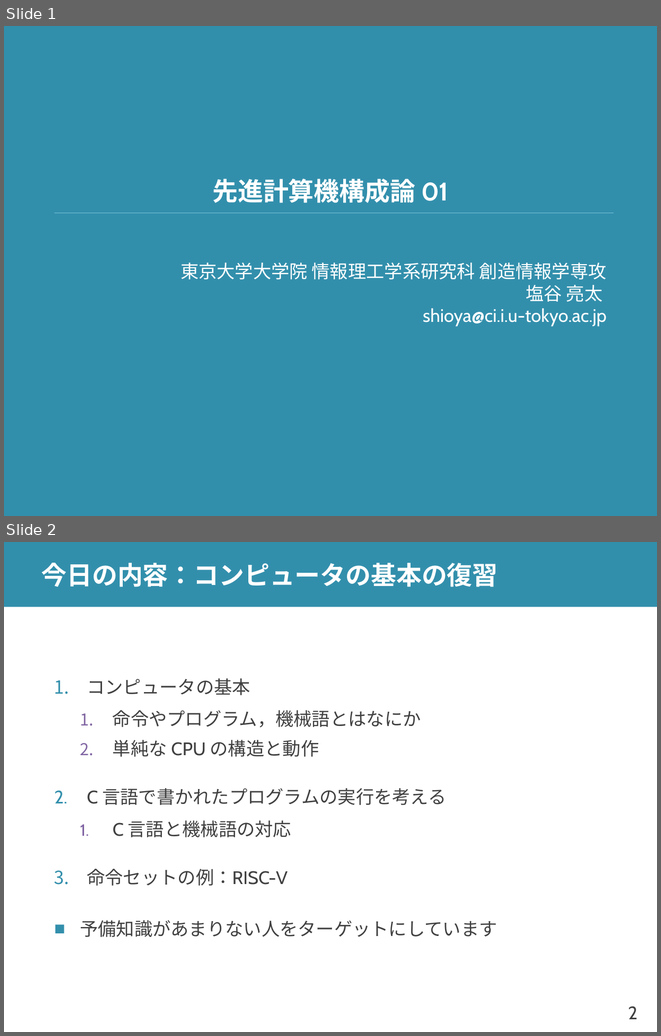
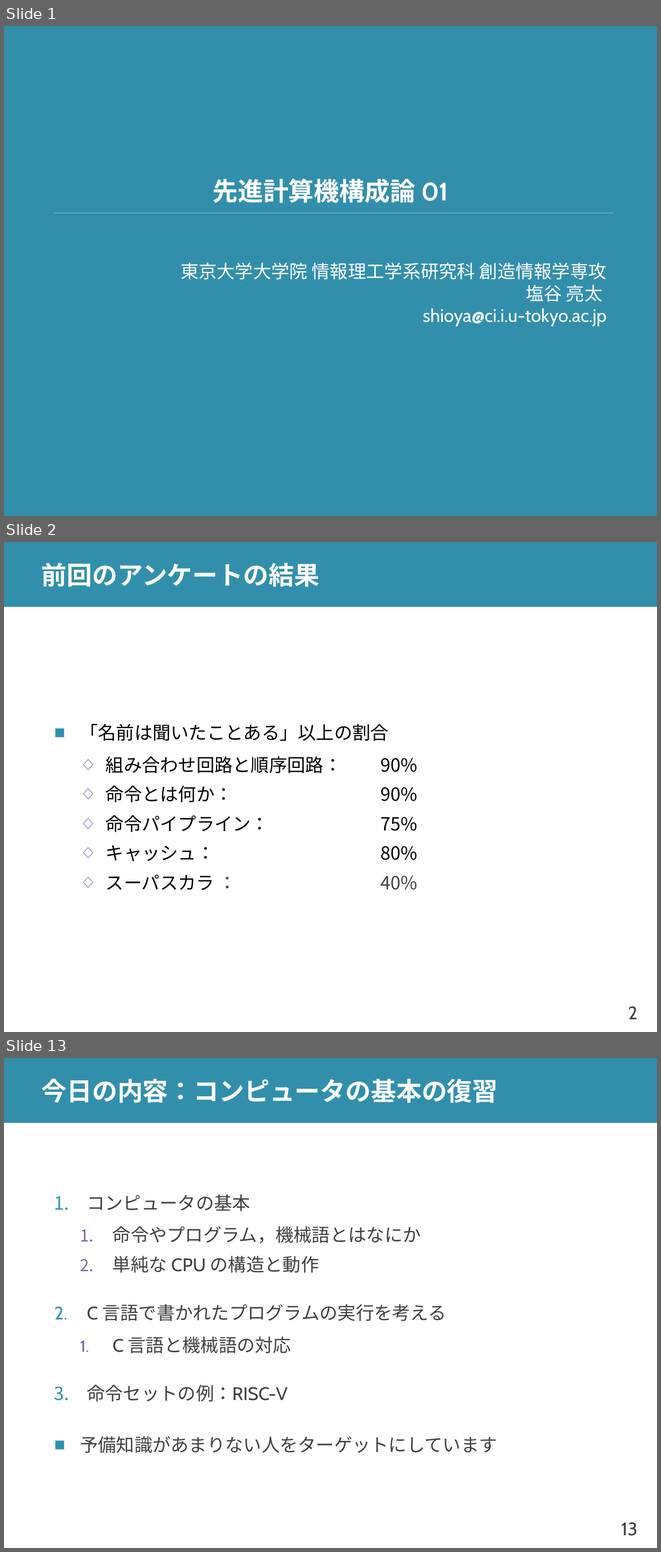
Before and after one commit to shioyadan/advanced-computer-organization, a slide deck: aco-shioya-01.pptx. Shown one above the other, each under a label of ours: slides 1 and 2 before the commit, slides 1, 2 and 13 after it; the slides between them are not shown. The pictures are 661x1036 and 661x1552 pixels, drawn with LibreOffice and Linux fonts; fonts in the diff are those of the drawing. Boxes give left, top, right and bottom in pixels: in the first picture for what was removed or moved away, otherwise in the second. Text is boxed around its words. In the diff, an @@ line names an element or a change of style, - is before the commit and + after.

```diff
--- a/aco-shioya-01.pptx
+++ b/aco-shioya-01.pptx
@@ slide 2 added at box(4, 542, 657, 1032), background #FFFFFF; not listed: 2 template elements that a slide beside it also shows @@
@@ title added at box(42, 563, 319, 587), 28 pt, text #FFFFFF, bold @@
+前回のアンケートの結果
@@ text added at box(80, 724, 418, 890), 20 pt, text #000000 @@
+■ 「名前は聞いたことある」以上の割合
+  ◇ 組み合わせ回路と順序回路： 90%
+  ◇ 命令とは何か： 90%
+  ◇ 命令パイプライン： 75%
+  ◇ キャッシュ： 80%
+  ◇ スーパスカラ ： 40%
@@ what was slide 2 is now slide 13 @@
@@ page number at box(621, 1522, 637, 1536): text changed @@
-2
+13
```
Also in this commit, not shown: 6 slides changed, 11 other slides added, 1 slide removed, 1 other file.
